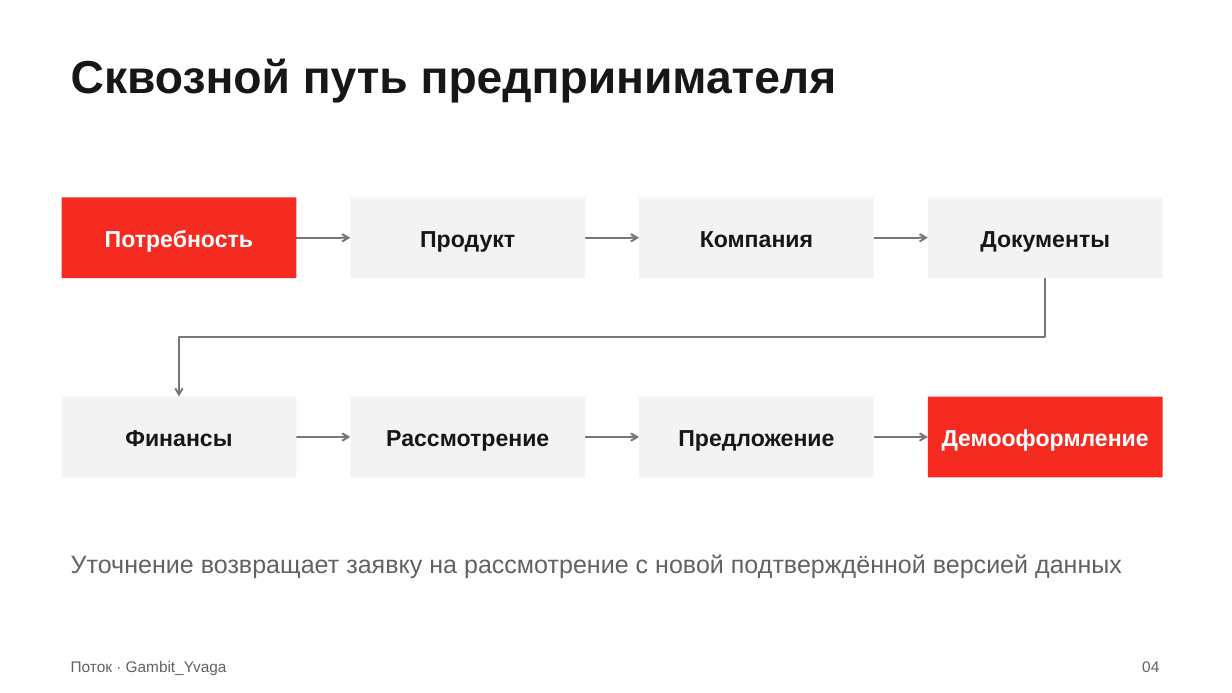
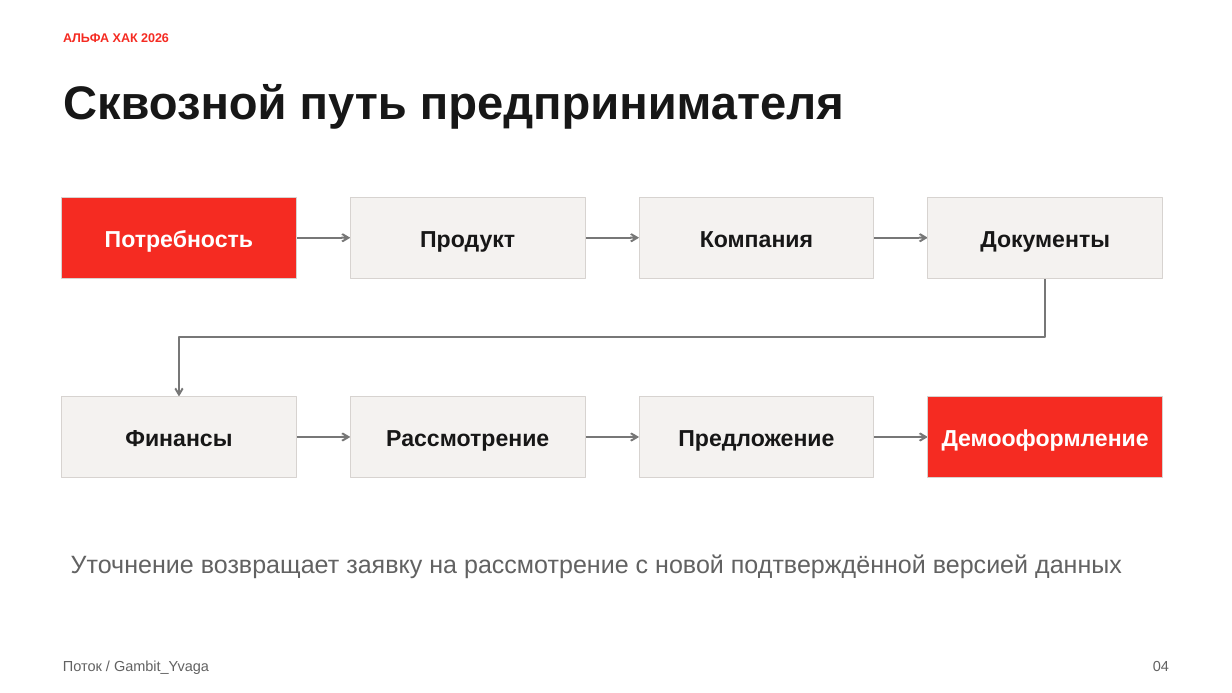
Before and after one commit to Tonitrus1/ALFA-HACK-2026, a slide deck: slide 4 of docs/jury/presentation/potok-gambit-yvaga.pptx. Drawn at 1232x693 pixels with LibreOffice and Linux fonts; fonts in the diff are those of the drawing. Boxes give left, top, right and bottom in pixels: in the first picture for what was removed or moved away, otherwise in the second. Text is boxed around its words. In the diff, an @@ line names an element or a change of style, - is before the commit and + after.

```diff
--- a/docs/jury/presentation/potok-gambit-yvaga.pptx
+++ b/docs/jury/presentation/potok-gambit-yvaga.pptx
@@ text added at (63,33,169,42), 9.8 pt, text #F52B22, bold @@
+АЛЬФА ХАК 2026
@@ text "Сквозной путь предпринимателя": place and size @@
-text "Сквозной путь предпринимателя" at (71,58,837,102)
+text "Сквозной путь предпринимателя" at (63,84,844,128)
@@ text "Сквозной путь предпринимателя" at (63,84,844,128): size 36 to 36.8 pt @@
@@ rectangle "Потребность" at (62,198,297,279): outline none to #D7D3D0 0.75 pt @@
@@ fill #F3F3F3 to #F4F2F0; outline none to #D7D3D0 0.75 pt in 6 elements at (350,198,585,279), (640,198,874,279), (928,198,1163,279), (62,396,297,478), (350,396,585,478), (640,396,874,478) @@
@@ rectangle "Демооформление" at (928,396,1163,478): outline none to #D7D3D0 0.75 pt @@
@@ text "04": place and size @@
-text "04" at (1142,661,1159,672)
+text "04" at (1153,661,1169,671)
@@ text "04" at (1153,661,1169,671): size 12 to 11.2 pt @@
@@ text at (63,660,209,674): text changed; size 12 to 11.2 pt @@
-Поток · Gambit_Yvaga
+Поток / Gambit_Yvaga
```
Also in this commit, not shown: 7 other slides changed, 4 slides added, 4 slides removed, 25 other files.
